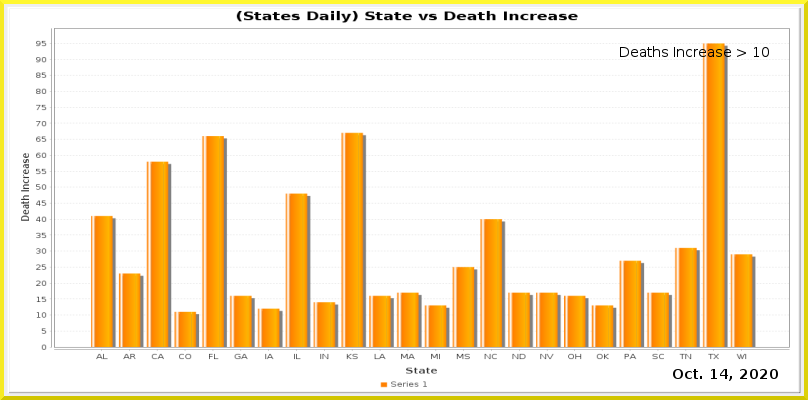
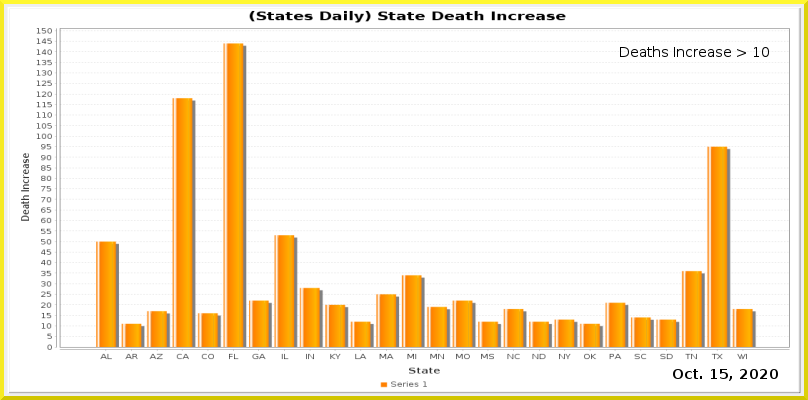
Layers edited between the first and the second 808 × 400 image:
painted on "Current Date" over <box>720,369,728,379</box>
painted on "Date_vs_TestIncrease.png" over <box>36,10,789,374</box>
